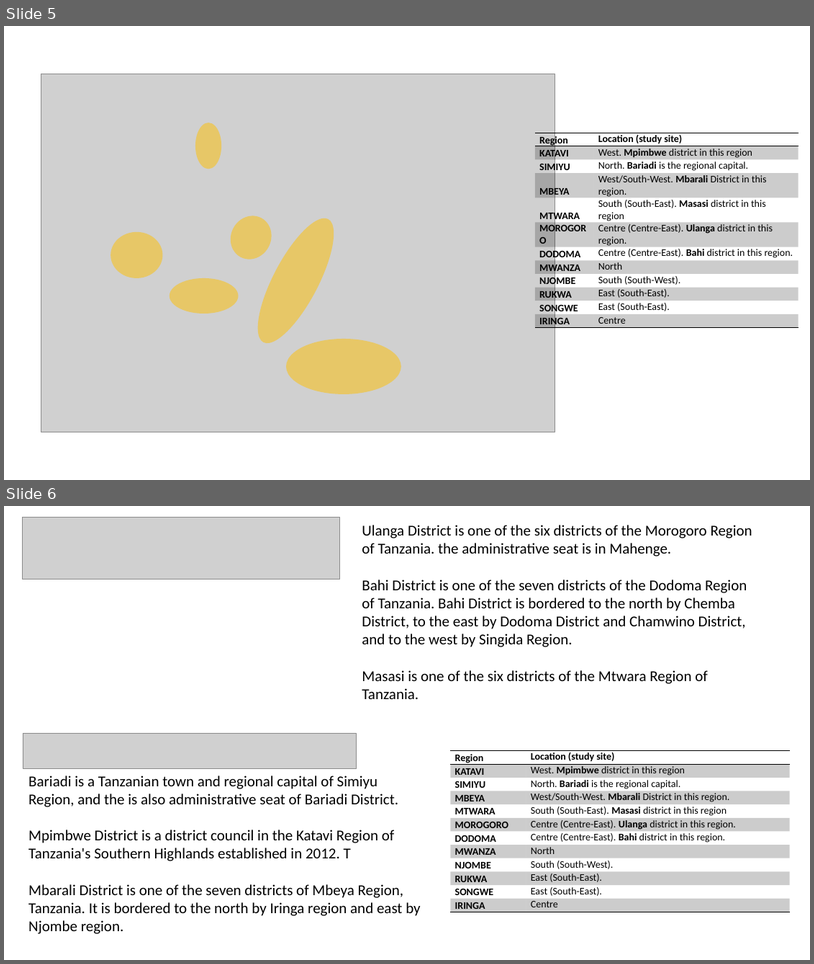
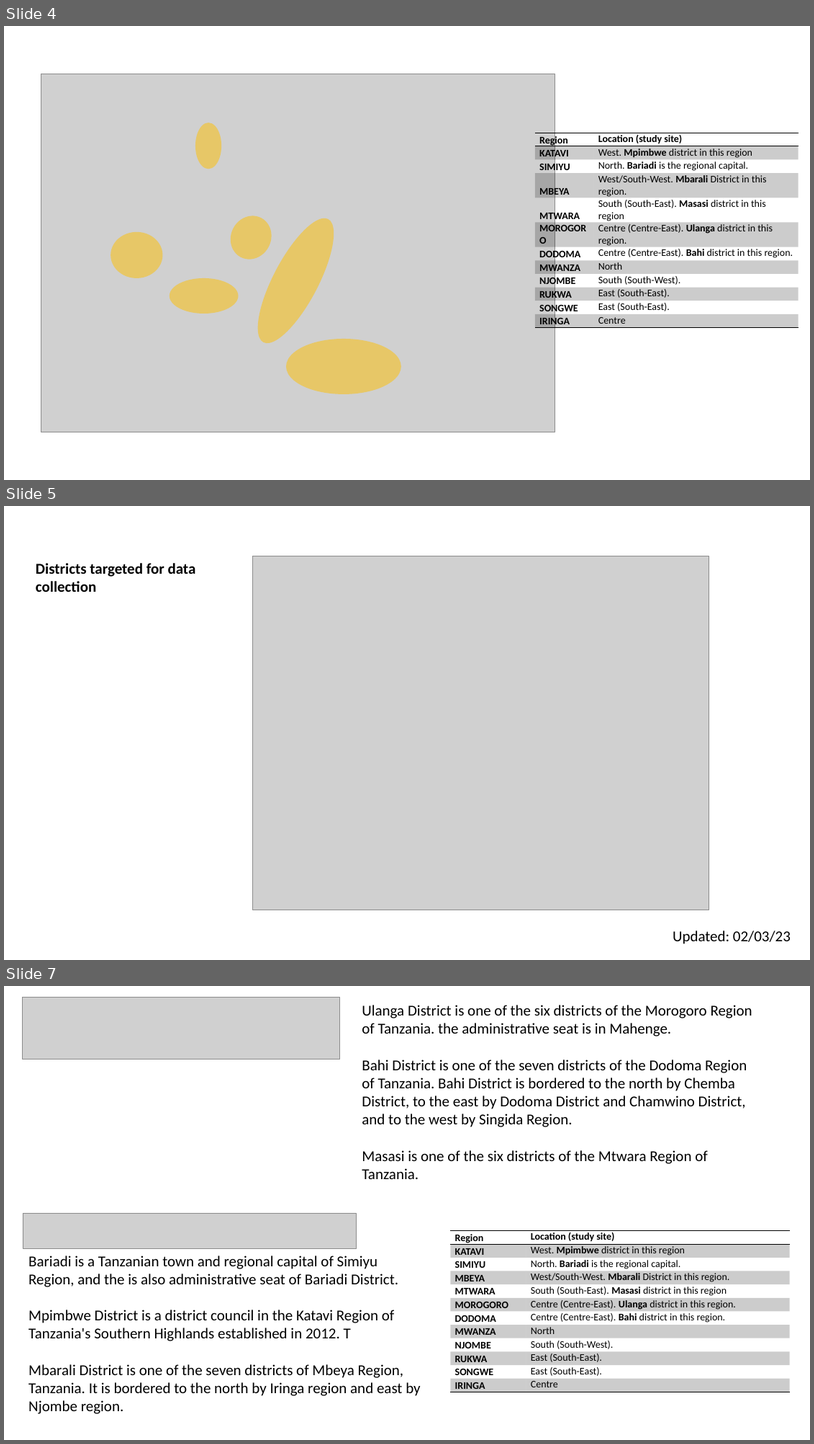
Before and after one commit to BethSavagar/Tanzania_markets, a slide deck: results-presentations/markets-descriptive-analysis.pptx. Shown one above the other, each under a label of ours: slides 5 and 6 before the commit, slides 4, 5 and 7 after it; the slides between them are not shown. The pictures are 814x964 and 814x1444 pixels, drawn with LibreOffice and Linux fonts; fonts in the diff are those of the drawing; grey boxes stand for pictures. Boxes give left, top, right and bottom in pixels: in the first picture for what was removed or moved away, otherwise in the second. Text is boxed around its words. In the diff, an @@ line names an element or a change of style, - is before the commit and + after.

```diff
--- a/results-presentations/markets-descriptive-analysis.pptx
+++ b/results-presentations/markets-descriptive-analysis.pptx
@@ slide 5 added at [4, 506, 810, 960], background #FFFFFF @@
@@ text added at [36, 563, 196, 592], 18 pt, text #000000, bold @@
+Districts targeted for data collection
@@ picture added at [253, 556, 710, 910] @@
@@ text added at [673, 930, 791, 944], 18 pt, text #000000 @@
+Updated: 02/03/23
@@ what was slide 5 is now slide 4 @@
@@ what was slide 6 is now slide 7 @@
```
Also in this commit, not shown: 1 other slide added, 1 slide removed, 1 other file.
